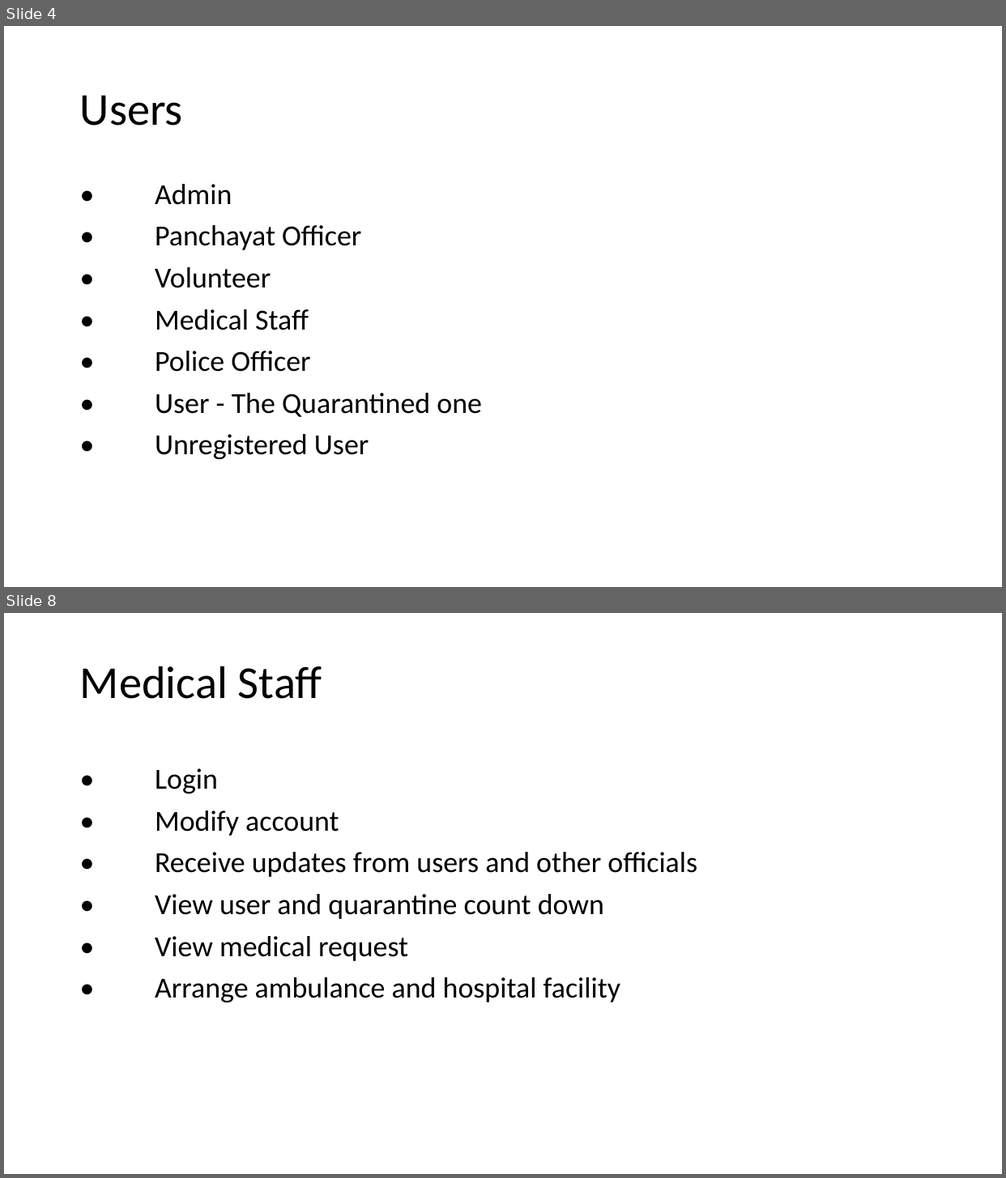
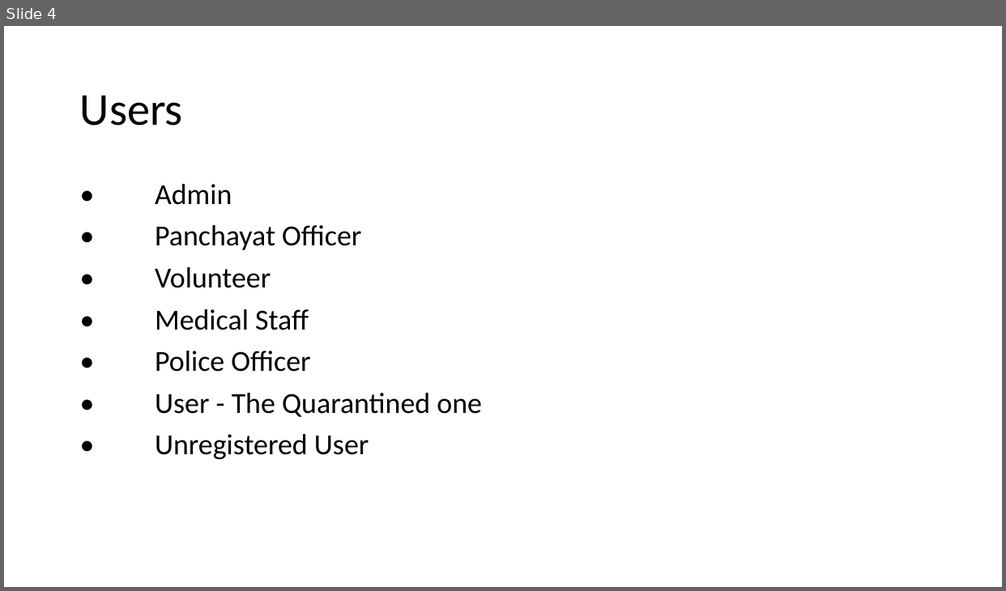
Before and after one commit to alan-jozf/Home-Care, a slide deck: Documents/Presentation.ppt. Shown one above the other, each under a label of ours: slides 4 and 8 before the commit, slide 4 after it; the slides between them are not shown. The pictures are 1006x1178 and 1006x591 pixels, drawn with LibreOffice and Linux fonts; fonts in the diff are those of the drawing. Boxes give left, top, right and bottom in pixels: in the first picture for what was removed or moved away, otherwise in the second. Text is boxed around its words. In the diff, an @@ line names an element or a change of style, - is before the commit and + after.

```diff
--- a/Documents/Presentation.ppt
+++ b/Documents/Presentation.ppt
@@ slide 8 removed at <box>4,613,1002,1174</box>, background #FFFFFF @@
@@ title removed at <box>80,666,322,699</box> @@
-Medical Staff
@@ text removed at <box>155,769,697,1003</box> @@
-• Login
-• Modify account
-• Receive updates from users and other officials
-• View user and quarantine count down
-• View medical request
-• Arrange ambulance and hospital facility
```
Also in this commit, not shown: 6 other slides removed, 8 other files.
